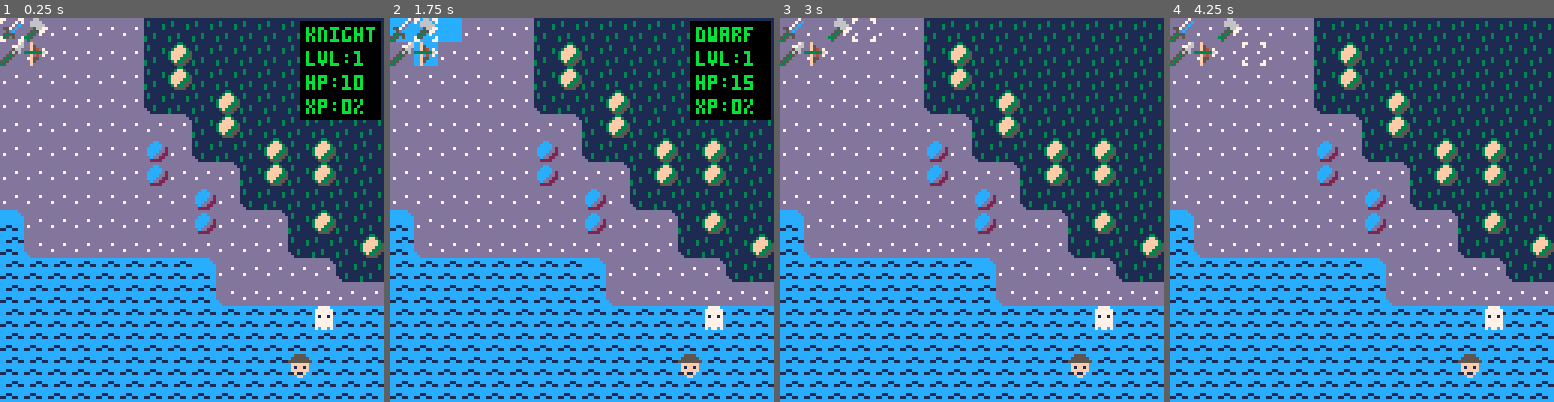
Above: before the commit, frames 1-4 (left to right).
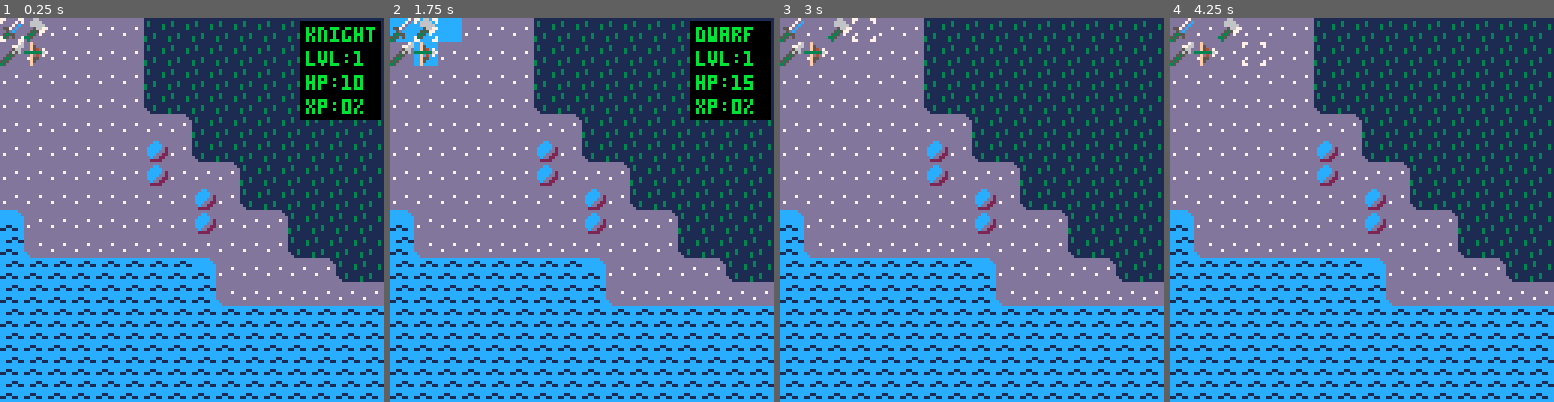
Above: after the commit, the same moments.

Repository: cstephen/PICO-8-Tactics
Game: PICO-8 cartridge tactics.p8
The game is run twice, just before and just after one commit, with the same random seed, the same clock (stepped at 60 frames per second) and the same inputs.
Inputs:
- Up to frame 1 (0.25 s): no input
- Up to frame 2 (1.75 s): tap X (X key) at 0.33, 1.07 s; tap O (Z key) at 0.7, 1.7 s; hold Right from 1.6 s (still down)
- Up to frame 3 (3 s): tap X (X key) at 1.85, 2.97 s; release Right at 2.1 s; tap O (Z key) at 2.1, 2.5, 2.9 s; hold Up 2.15-2.42 s; hold Right from 2.47 s (still down)
- Up to frame 4 (4.25 s): release Right at 3.03 s; hold Left 3.08-3.58 s; tap O (Z key) at 3.3, 3.7, 4.1 s; hold Down 3.63-3.97 s; hold Right from 4.02 s (still down); tap X (X key) at 4.08 s

The runs differ from the first frame. In frame 1, 3.3% of the frame differs, in the area x 43-100%, y 6-94%; in frame 2, 3.3%; in frame 3, 3.3%; in frame 4, 3.3%.

Commit message:
Change code to reflect new Halloween archetypes.

Diff:
--- a/tactics.p8
+++ b/tactics.p8
@@ -68,26 +68,29 @@
     good = 4,
     evil = 20
   },
-  bear = {
+  frank = {
     evil = 64
   },
   wolf = {
     evil = 65
   },
-  raven = {
+  skel = {
     evil = 66
   },
-  snake = {
+  witch = {
     evil = 67
   },
-  deer = {
+  zombi = {
     evil = 68
   },
-  shark = {
+  ghost = {
     evil = 69
   },
-  frog = {
+  lagon = {
     evil = 70
+  },
+  jack = {
+    evil = 71
   }
 }
 
@@ -110,7 +113,7 @@
       beach = 1,
       water = 1,
       deepwater = 1,
-      sand = 1,
+      cemetary = 1,
       bridge = 1,
       obstacle = 0
     }
@@ -133,7 +136,7 @@
       beach = 1,
       water = 1,
       deepwater = 1,
-      sand = 1,
+      cemetary = 1,
       bridge = 1,
       obstacle = 0
     }
@@ -156,7 +159,7 @@
       beach = 2,
       water = 1,
       deepwater = 1,
-      sand = 2,
+      cemetary = 2,
       bridge = 2,
       obstacle = 0
     }
@@ -179,12 +182,12 @@
       beach = 2,
       water = 1,
       deepwater = 1,
-      sand = 2,
+      cemetary = 2,
       bridge = 2,
       obstacle = 0
     }
   },
-  bear = {
+  frank = {
     basehp = 10,
     basemight = 3,
     basespeed = 1,
@@ -198,12 +201,12 @@
     might = 0,
     speed = 0,
     terrain = {
-      grass = 2,
-      beach = 2,
-      water = 2,
-      deepwater = 1,
-      sand = 2,
-      bridge = 2,
+      grass = 1,
+      beach = 1,
+      water = 0,
+      deepwater = 0,
+      cemetary = 1,
+      bridge = 1,
       obstacle = 0
     }
   },
@@ -223,14 +226,14 @@
     terrain = {
       grass = 2,
       beach = 2,
-      water = 1,
-      deepwater = 1,
-      sand = 2,
+      water = 0,
+      deepwater = 0,
+      cemetary = 2,
       bridge = 2,
       obstacle = 0
     }
   },
-  raven = {
+  skel = {
     basehp = 2,
     basemight = 1,
     basespeed = 6,
@@ -244,16 +247,16 @@
     might = 0,
     speed = 0,
     terrain = {
-      grass = 2,
-      beach = 2,
-      water = 2,
-      deepwater = 2,
-      sand = 2,
-      bridge = 2,
+      grass = 1,
+      beach = 1,
+      water = 0,
+      deepwater = 0,
+      cemetary = 1,
+      bridge = 1,
       obstacle = 0
     }
   },
-  snake = {
+  witch = {
     basehp = 1,
     basemight = 1,
     basespeed = 3,
@@ -271,12 +274,12 @@
       beach = 2,
       water = 2,
       deepwater = 2,
-      sand = 2,
-      bridge = 1,
-      obstacle = 0
-    }
-  },
-  deer = {
+      cemetary = 2,
+      bridge = 2,
+      obstacle = 2
+    }
+  },
+  zombi = {
     basehp = 4,
     basemight = 1,
     basespeed = 2,
@@ -292,14 +295,14 @@
     terrain = {
       grass = 2,
       beach = 2,
-      water = 1,
-      deepwater = 1,
-      sand = 2,
+      water = 0,
+      deepwater = 0,
+      cemetary = 2,
       bridge = 1,
       obstacle = 0
     }
   },
-  shark = {
+  ghost = {
     basehp = 4,
     basemight = 1,
     basespeed = 3,
@@ -313,16 +316,39 @@
     might = 0,
     speed = 0,
     terrain = {
+      grass = 1,
+      beach = 1,
+      water = 1,
+      deepwater = 1,
+      cemetary = 1,
+      bridge = 1,
+      obstacle = 1
+    }
+  },
+  lagon = {
+    basehp = 2,
+    basemight = 1,
+    basespeed = 2,
+    levelhp = 1,
+    levelmight = 1,
+    levelspeed = 2,
+    attackmin = 0,
+    attackmax = 2,
+    maxhp = 0,
+    hp = 0,
+    might = 0,
+    speed = 0,
+    terrain = {
       grass = 0,
-      beach = 0,
+      beach = 1,
       water = 2,
       deepwater = 2,
-      sand = 0,
+      cemetary = 1,
       bridge = 0,
       obstacle = 0
     }
   },
-  frog = {
+  jack = {
     basehp = 2,
     basemight = 1,
     basespeed = 2,
@@ -338,9 +364,9 @@
     terrain = {
       grass = 1,
       beach = 1,
-      water = 2,
-      deepwater = 2,
-      sand = 1,
+      water = 0,
+      deepwater = 0,
+      cemetary = 1,
       bridge = 1,
       obstacle = 0
     }
@@ -364,7 +390,7 @@
     min = 229,
     max = 237
   },
-  sand = {
+  cemetary = {
     min = 238,
     max = 242
   },
@@ -393,12 +419,14 @@
   add(g_units.good, createunit("archer", 1, "good", 19, 1))
 
   local randomunits = {
-    "bear",
-    "raven",
-    "snake",
-    "deer",
-    "shark",
-    "frog"
+    "frank",
+    "wolf",
+    "skel",
+    "witch",
+    "zombi",
+    "ghost",
+    "lagon",
+    "jack"
   }
 
   for i=0, 30 do
@@ -452,8 +480,6 @@
   if g_battleanimation != nil then
     battleanimate()
   end
-
-  --sspr(64, 32, 64, 64, 0, 0, 128, 128)
 end
 
 function processterrain()
@@ -1596,20 +1622,20 @@
 0000080000000000000000000000000000000800000000000000000000000000000000000000000000000000000000000000000000000000000000000000000000000000000000000000000000000000000000000000000000000000000000000000000000000000000000000000000000000000000000000000000000000000
 0000000000000000000000000000000000000000000000000000000000000000000000000000000000000000000000000000000000000000000000000000000000000000000000000000000000000000000000000000000000000000000000000000000000000000000000000000000000000000000000000000000000000000
 __map__
-cacacacacacacacacadcdcdcdcdcdcdcdcdcdcdcdcdcdcdce5e5e5e5e5e5e5e5e5e5e5e5e5e5e5e5e5e5e5e5e5e5e5e5e5e5e5e5e5e5e5e5e5e5e5e5e5e5e5e5e5e5e5e5e5e5e5e5e5e5e5e5e5e5e5e5e5e5e5e5e5e5e5e5e5e5e5e5e5e5e5e5e5eef5eef5eeeeeeeeeeeeeeeeeeeeeeeeeeeeeeeeeeeeeeeeeeeeeeeeeeeeee
-cacacacacacacacacadfdcdcdcdcdcdcdcdcdcdcdcdcdcdce5a0e5e5e5e5e5e5e5e5e5e5e5e5e5e5e5e5e5e5e5e5e5e5e5e5e5e5e5e5e5e5e5e5e5e5e5e5e5e5e5e5e5e5e5e5e5e5e5e5e5e5e5e5e5e5e5e5e5e5e5e5e5e5e5e5e5e5e5e5e5e5e5eeeeeeeeeeeeeef6eeeeeeeeeeeeeef6eeeeeeeeeeeeeeeeeeeeeeeeeeeeee
-cacacacacacacacacacad6dcdcdcdcdcdcdcdcdcdcdcdcdce5a0e5e5e5e5e5e5e5e5e5e5e5a0e5a0e5a0e5a0e5e5e5e5e5e5e5e5e5e5e5e5e5e5e5e5e5e5e5e5e5e5e5e5e5e5e5e5e5e5e5e5e5e5e5e5e5e5e5e5e5e5e5e5e5e5e5e5e5e5e5e5e5eef5eef5eeeef6f6f6eeeeeeeeeef6f6f6eeeeeeeeeeeeeeeeeeeeeeeeeeee
-cacacacacacacacacacacadfdcdcdcdcdcdcdcdcdcdcdcdce8e5e5a0e5e5e5e5e5e5e5e5e5e5e5a0e5a0e5a0e5e5e5e5e5e5e5e5e5e5e5e5e5e5e5e5e5e5e5e5e5e5e5e5e5e5e5e5e5e5e5e5e5e5e5e5e5e5e5e5e5e5e5e5e5e5e5e5e5e5e5e5e5eeeeeeeeeeeeeef6eeeeeef6eeeeeef6eeeeeeeeeeeeeeeeeeeeeeeeeeeeee
-cacacacacacacacacacacacad6dcdcdcdcdcdcdcdcdcdcdcdce2e5a0e5e5e5e5e5e5e5e5e5a0e5e5e5a0e5a0e5e5e5e5e5e5e5e5e5e5e5e5e5e5e5e5e5e5e5e5e5e5e5e5e5e5e5e5e5e5e5e5e5e5e5e5e5e5e5e5e5e5e5e5e5e5e5e5e5e5e5e5e5eef5eef5eeeeeeeeeeeef6f6f6eeeeeeeeeeeeeeeeeeeeeeeeeeeeeeeeeeee
-cacacacacacacacacacacacacadfdcdcdcdcdcdcdcdcdcdc81dce8e5e5a0e5a0e5e5e5e5e5a0e5a0e5e5e5a0e5e5e5e5e5e5e5e5e5e5e5e5e5e5e5e5e5e5e5e5e5e5e5e5e5e5e5e5e5e5e5e5e5e5e5e5e5e5e5e5e5e5e5e5e5e5e5e5e5e5e5e5e5eeeeeeeeeeeeeeeeeef6f6f6f6f6eeeeeeeeeeeeeeeeeeeeeeeeeeeeeeeeee
-c0c0c4cacacacacacacacacacacacad6dcdcdcdcdcdcdcdc81dcdce2e5a0e5a0e5e5e5e5e5a0e5a0e5a0e5e5e5e5e5e5e5e5e5e5e5e5e5e5e5e5e5e5e5e5e5e5e5e5e5e5e5e5e5e5e5e5e5e5e5e5e5e5e5e5e5e5e5e5e5e5e5e5e5e5e5e5e5e5e5eef5eef5eeeeeeeeeeeef6f6f6eeeeeeeeeeeeeeeeeeeeeeeeeeeeeeeeeeee
-c0c0c0d0cacacacacacacacacacacacadfdcdcdcdcdcdcdcdcdc81dce8e5e5e5e5e5e5e5e5a0e5a0e5a0e5a0e5e5e5e5e5e5e5e5e5e5e5e5e5e5e5e5e5e5e5e5e5e5e5e5e5e5e5e5e5e5e5e5e5e5e5e5e5e5e5e5e5e5e5e5e5e5e5e5e5e5e5e5e5eeeeeeeeeeeeeef6eeeeeef6eeeeeef6eeeeeeeeeeeeeeeeeeeeeeeeeeeeee
-c0c0c0c0c0c0c0c4cacacacacacacacacacad6dcdcdcdcdcdcdc81dcdce2e5a0e5e5e5e5e5e5e5e5e5e5e5e5e5e5e5e5e5e5e5e5e5e5e5e5e5e5e5e5e5e5e5e5e5e5e5e5e5e5e5e5e5e5e5e5e5e5e5e5e5e5e5e5e5e5e5e5e5e5e5e5e5e5e5e5e5eef5eef5eeeef6f6f6eeeeeeeeeef6f6f6eeeeeeeeeeeeeeeeeeeeeeeeeeee
-c0c0c0c0c0c0c0c0d0cacacacacacacacacacadfdcdcdcdcdcdcdcdcdcdce8e5e5a0a0a0a0a0e5e5e5e5e5e5e5e5e5e5e5e5e5e5e5e5e5e5e5e5e5e5e5e5e5e5e5e5e5e5e5e5e5e5e5e5e5e5e5e5e5e5e5e5e5e5e5e5e5e5e5e5e5e5e5e5e5e5e5eeeeeeeeeeeeeef6eeeeeeeeeeeeeef6eeeeeeeeeeeeeeeeeeeeeeeeeeeeee
-c0c0c0c0c0c0c0c0c0c0c4cacacacacacacacacacacacacacacad6dcdcdcdce2e8e5e5e5e5e5e5a0a0a0a0e5e5e5e5e5e5e5e5e5e5e5e5e5e5e5e5e5e5e5e5e5e5e5e5e5e5e5e5e5e5e5e5e5e5e5e5e5e5e5e5e5e5e5e5e5e5e5e5e5e5e5e5e5e5eef5eef5eeeeeeeeeeeeeeeeeeeeeeeeeeeeeeeeeeeeeeeeeeeeeeeeeeeeee
-c0c0c0c0c0c0c0c0c0c0c0cacacacacacacacacacacacacacacacadfdcdcdcdcdcdcdcdcdce2e8e5e5e5e5e5a0e5e5e5e5e5e5e5e5e5e5e5e5e5e5e5e5e5e5e5e5e5e5e5e5e5e5e5e5e5e5e5e5e5e5e5e5e5e5e5e5e5e5e5e5e5e5e5e5e5e5e5e5f0eeeeeeeeeeeeeeeeeeeeeeeeeeeeeeeeeeeeeeeeeeeeeeeeeeeeeeeeeeee
-c0c0c0c0c0c0c0c0c0c0c0d0cacacacacacacacacacacacacacacacacacacacacacacacad6dfdcdcdcdce2e8e5e5a0a0e5e5e5e5e5e5e5e5e5e5e5e5e5e5e5e5e5e5e5e5e5e5e5e5e5e5e5e5e5e5e5e5e5e5e5e5e5e5e5e5e5e5e5e5e5e5e5e5e5e5e5e5e5e5e5e5e5e5e5e5e5e5e5e5e5e5e5e5ebe5e5e5e5e5e5e5e5e5e5e5
-c0c0c0c0c0c0c0c0c0c0c0c0c0c0c4cacacacacacacacacacacacacacacacacacacacacacacacacacad6dfdce2e8e5e5e5a0a0a0a0a0a0e5e5e5e5e5e5e5e5e5e5e5e5e5e5e5e5e5e5e5e5e5e5e5e5e5e5e5e5e5e5e5e5e5e5e5e5e5e5e5e5e5e5e5e5e5e5e5e5e5e5e5e5e5e5e5e5e5e5e5e5e5e5e5e5e5e5e5e5e5e5e5e5e5
+cacacacacacacacacadcdcdcdcdcdcdcdcdcdcdcdcdcdcdce5e5e5e5e5e5e5e5e5e5e5e5e5e5e5e5e5e5e5e5e5e5e5e5e5cacacacacacacacacacacacacacacacacacacacacacacacacacacacae5e5e5e5e5e5e5e5e5e5e5e5e5e5e5e5e5e5e5e5eef5eef5eeeeeeeeeeeeeeeeeeeeeeeeeeeeeeeeeeeeeeeeeeeeeeeeeeeeee
+cacacacacacacacacadfdcdcdcdcdcdcdcdcdcdcdcdcdcdce5e5e5e5e5e5e5e5e5e5e5e5e5e5e5e5e5e5e5e5e5e5e5e5e5d0cacacacacacacacacacacacacacacacacacacacacacacacacacad2e5e5e5e5e5e5e5e5e5e5e5e5e5e5e5e5e5e5e5e5eeeeeeeeeeeeeef6eeeeeeeeeeeeeef6eeeeeeeeeeeeeeeeeeeeeeeeeeeeee
+cacacacacacacacacacad6dcdcdcdcdcdcdcdcdcdcdcdcdce5e5e5e5e5e5e5e5e5e5e5e5e5e5e5e5e5e5e5e5e5e5e5e5e5e5e7cacacacacacacacacacacacacacacacacacacacacacacacae6e5e5e5e5e5e5e5e5e5e5e5e5e5e5e5e5e5e5e5e5e5eef5eef5eeeef6f6f6eeeeeeeeeef6f6f6eeeeeeeeeeeeeeeeeeeeeeeeeeee
+cacacacacacacacacacacadfdcdcdcdcdcdcdcdcdcdcdcdce8e5e5e5e5e5e5e5e5e5e5e5e5e5e5e5e5e5e5e5e5e5e5e5e5e5e5d0cacacacacacacacacacacacacacacacacacacacacacad2e5e5e5e5e5e5e5e5e5e5e5e5e5e5e5e5e5e5e5e5e5e5eeeeeeeeeeeeeef6eeeeeef6eeeeeef6eeeeeeeeeeeeeeeeeeeeeeeeeeeeee
+cacacacacacacacacacacacad6dcdcdcdcdcdcdcdcdcdcdcdce2e5e5e5e5e5e5e5e5e5e5e5e5e5e5e5e5e5e5e5e5e5e5e5e5e5e5e5e5e5e5e7cacacacacacacacacacacacacacacacae6e5e5e5e5e5e5e5e5e5e5e5e5e5e5e5e5e5e5e5e5e5e5e5eef5eef5eeeeeeeeeeeef6f6f6eeeeeeeeeeeeeeeeeeeeeeeeeeeeeeeeeeee
+cacacacacacacacacacacacacadfdcdcdcdcdcdcdcdcdcdc81dce8e5e5e5e5e5e5e5e5e5e5e5e5e5e5e5e5e5e5e5e5e5e5e5e5e5e5e5e5e5e5d0cacacacacacacacacacacacacacad2e5e5e5e5e5e5e5e5e5e5e5e5e5e5e5e5e5e5e5e5e5e5e5e5eeeeeeeeeeeeeeeeeef6f6f6f6f6eeeeeeeeeeeeeeeeeeeeeeeeeeeeeeeeee
+c0c0c4cacacacacacacacacacacacad6dcdcdcdcdcdcdcdc81dcdce2e5e5e5e5e5e5e5e5e5e5e5e5e5e5e5e5e5e5e5e5e5e5e5e5e5e5e5e5e5e5e5e5e5e5e5e5e5e5e5e5e5e5e5e5e5e5e5e5e5e5e5e5e5e5e5e5e5e5e5e5e5e5e5e5e5e5e5e5e5eef5eef5eeeeeeeeeeeef6f6f6eeeeeeeeeeeeeeeeeeeeeeeeeeeeeeeeeeee
+c0c0c0d0cacacacacacacacacacacacadfdcdcdcdcdcdcdcdcdc81dce8e5e5e5e5e5e5e5e5e5e5e5e5e5e5e5e5e5e5e5e5e5e5e5e5e5e5e5e5e5e5e5e5e5e5e5e5e5e5e5e5e5e5e5e5e5e5e5e5e5e5e5e5e5e5e5e5e5e5e5e5e5e5e5e5e5e5e5e5eeeeeeeeeeeeeef6eeeeeef6eeeeeef6eeeeeeeeeeeeeeeeeeeeeeeeeeeeee
+c0c0c0c0c0c0c0c4cacacacacacacacacacad6dcdcdcdcdcdcdc81dcdce2e5e5e5e5e5e5e5e5e5e5e5e5e5e5e5e5e5e5e5e5e5e5e5e5e5e5e5e5e5e5e5e5e5e5e5e5e5e5e5e5e5e5e5e5e5e5e5e5e5e5e5e5e5e5e5e5e5e5e5e5e5e5e5e5e5e5e5eef5eef5eeeef6f6f6eeeeeeeeeef6f6f6eeeeeeeeeeeeeeeeeeeeeeeeeeee
+c0c0c0c0c0c0c0c0d0cacacacacacacacacacadfdcdcdcdcdcdcdcdcdcdce8e5e5e5e5e5e5e5e5e5e5e5e5e5e5e5e5e5e5e5e5e5e5e5e5e5e5e5e5e5e5e5e5e5e5e5e5e5e5e5e5e5e5e5e5e5e5e5e5e5e5e5e5e5e5e5e5e5e5e5e5e5e5e5e5e5e5eeeeeeeeeeeeeef6eeeeeeeeeeeeeef6eeeeeeeeeeeeeeeeeeeeeeeeeeeeee
+c0c0c0c0c0c0c0c0c0c0c4cacacacacacacacacacacacacacacad6dcdcdcdce2e8e5e5e5e5e5e5e5e5e5e5e5e5e5e5e5e5e5e5e5e5e5e5e5e5e5e5e5e5e5e5e5e5e5e5e5e5e5e5e5e5e5e5e5e5e5e5e5e5e5e5e5e5e5e5e5e5e5e5e5e5e5e5e5e5eef5eef5eeeeeeeeeeeeeeeeeeeeeeeeeeeeeeeeeeeeeeeeeeeeeeeeeeeeee
+c0c0c0c0c0c0c0c0c0c0c0cacacacacacacacacacacacacacacacadfdcdcdcdcdcdcdcdcdce2e8e5e5e5e5e5e5e5e5e5e5e5e5e5e5e5e5e5e5e5e5e5e5e5e5e5e5e5e5e5e5e5e5e5e5e5e5e5e5e5e5e5e5e5e5e5e5e5e5e5e5e5e5e5e5e5e5e5e5f0eeeeeeeeeeeeeeeeeeeeeeeeeeeeeeeeeeeeeeeeeeeeeeeeeeeeeeeeeeee
+c0c0c0c0c0c0c0c0c0c0c0d0cacacacacacacacacacacacacacacacacacacacacacacacad6dfdcdcdcdce2e8e5e5e5e5e5e5e5e5e5e5e5e5e5e5e5e5e5e5e5e5e5e5e5e5e5e5e5e5e5e5e5e5e5e5e5e5e5e5e5e5e5e5e5e5e5e5e5e5e5e5e5e5e5e5e5e5e5e5e5e5e5e5e5e5e5e5e5e5e5e5e5e5ebe5e5e5e5e5e5e5e5e5e5e5
+c0c0c0c0c0c0c0c0c0c0c0c0c0c0c4cacacacacacacacacacacacacacacacacacacacacacacacacacad6dfdce2e8e5e5e5e5e5e5e5e5e5e5e5e5e5e5e5e5e5e5e5e5e5e5e5e5e5e5e5e5e5e5e5e5e5e5e5e5e5e5e5e5e5e5e5e5e5e5e5e5e5e5e5e5e5e5e5e5e5e5e5e5e5e5e5e5e5e5e5e5e5e5e5e5e5e5e5e5e5e5e5e5e5e5
 c0c0c0c0c0c0c0c0c0c0c0c0c0c0c0cacacacacacacacacacacacacacacacacacacacacacacacacacacacad6dfdcdce2e8e5e5e5e5e5e5e5e5e5e5e5e9e1dcdcdcdcdcdcdcdce2e8e5e5e5e5e5e5e5e5e5e5e5e5e5e5e5e5e5e5e5e5e5e5e5e5e5e5e5e5e5e5e5e5e5e5e5e5e5e5e5e5e5e5e5e5e5e5e5e5e5e5e5e5e5e5e5e5
 c0c0c0c0c0c0c0c0c0c0c0c0c0c0c0cacacacacacacacacacacacacacacacacacacacacacacacacacacacacacacad6dfdcdcdcdcdcdcdcf3f3f3f3dcdce0d4cacacacacacad6dfdcdcdce2e8e5e5e5e5e5e5e5e5e5e5e5e5e5e5e5e5e5e5e5e5e5e5e5e5e5e5e5e5e5e5e5e5e5e5e5e5e5e5e5e5e5e5e5e5e5e5e5e5e5e5e5e5
 c0c0c0c0c0c0c0c0c0c0c0c0c0c0c8cacacacacacacacacacacacacacacacacacacacacacacacacacacacacacacacacacacacacacacacaf3f3f3f3cacacacacacacacacacacacacacad6dfdce2e8e5e5e5e5e5e5e5e5e5e5e5e5e5e5e5e5e5e5e5e5e5e5e5e5e5e5e5e5e5e5e5e5e5e5e5e5e5e5e5e5e5e5e5e5e5e5e5e5e5e5
Not shown, changed: 64 lines of the sprite sheet (__gfx__) section of tactics.p8
